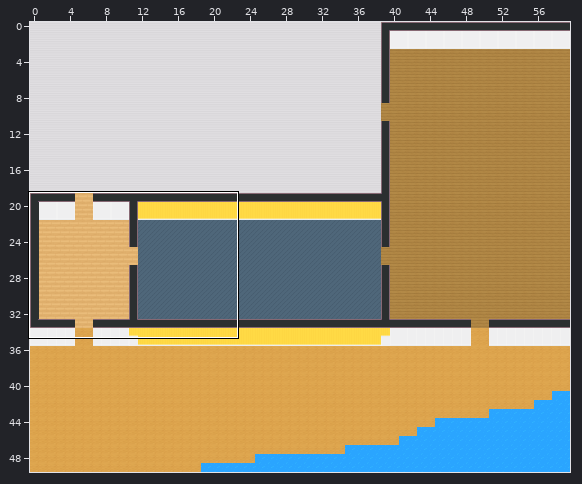
One commit to this Tiled map (JSON): map.tmj. The picture above shows the old version from afar; the outline marks the close-up.
Close-up. Before:
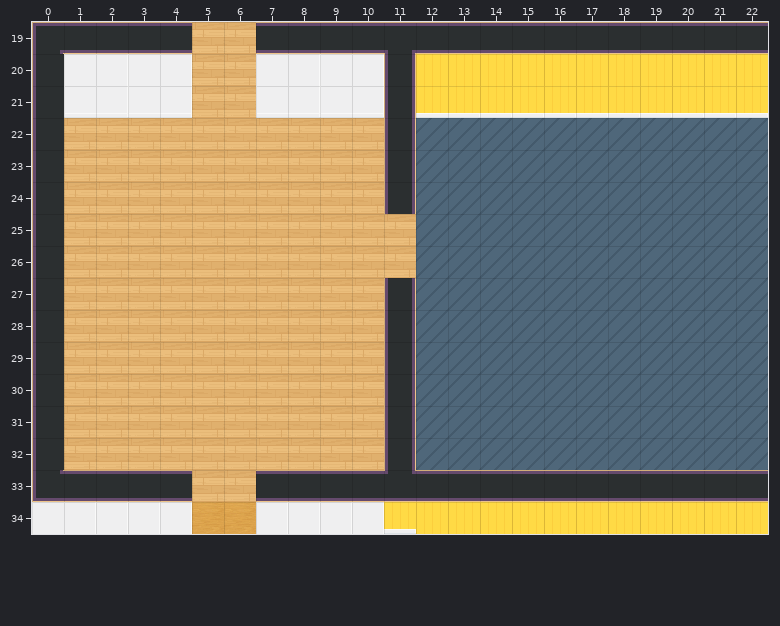
Cells are 32x32 px. Shown: x 0..22, y 19..34.
The same view after the edit:
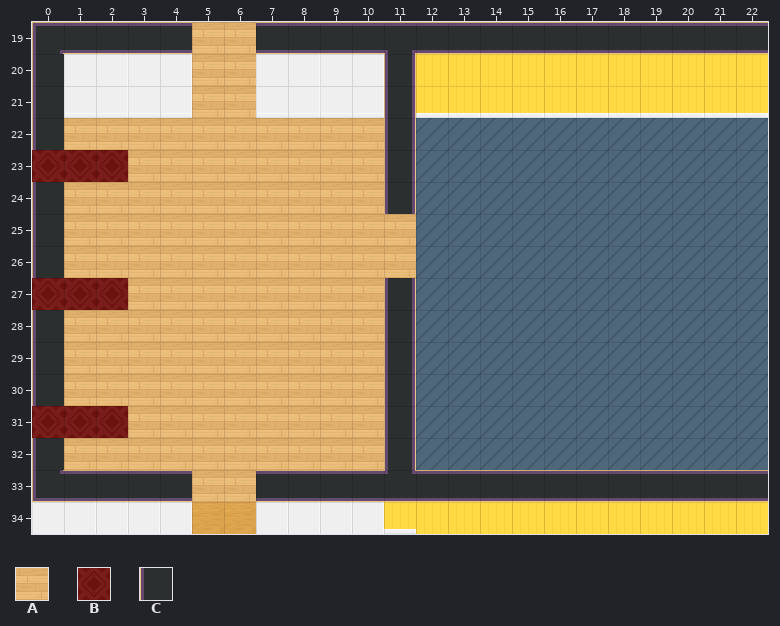
Key: from "Chunk 1": A 10, B 12, C 19.
_ is an empty cell, # one hidden under a higher layer.
Log entry: Deploying to gh-pages from master @ 2a8b515f00d61f4266082d1a744ec788eb89b152 🚀
What changed:
Layer "floor/floor1":
y 23: x 0..2 #AA -> BBB
y 27: x 0..2 #AA -> BBB
y 31: x 0..2 #AA -> BBB
Layer "walls/walls1":
y 23: x 0 C -> _
y 27: x 0 C -> _
y 31: x 0 C -> _
Pixel boxes of the changes (left, top, right, bottom) in both close-ups:
changed: (32, 150, 128, 182)
changed: (32, 278, 128, 310)
changed: (32, 406, 128, 438)
